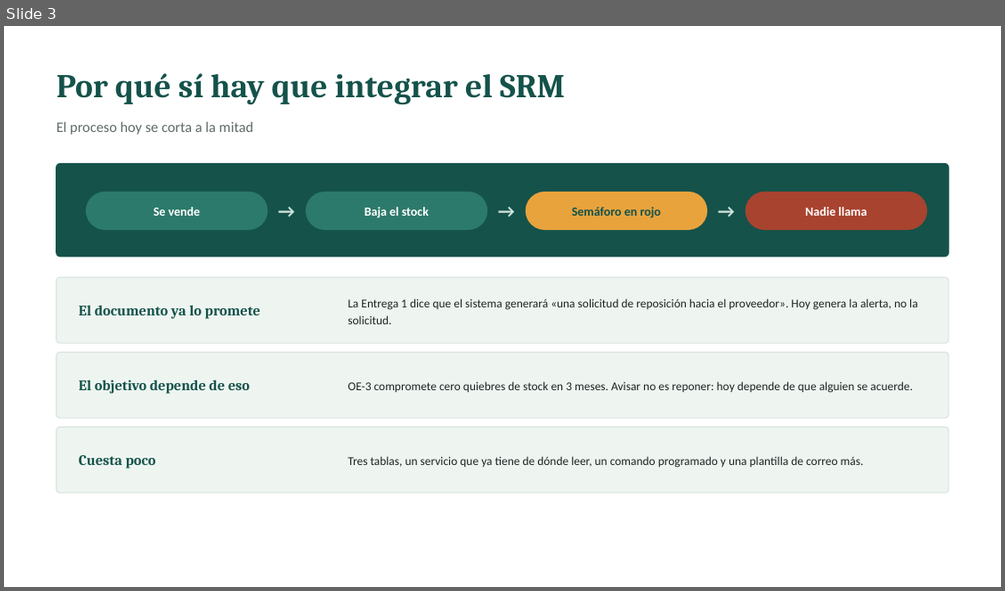
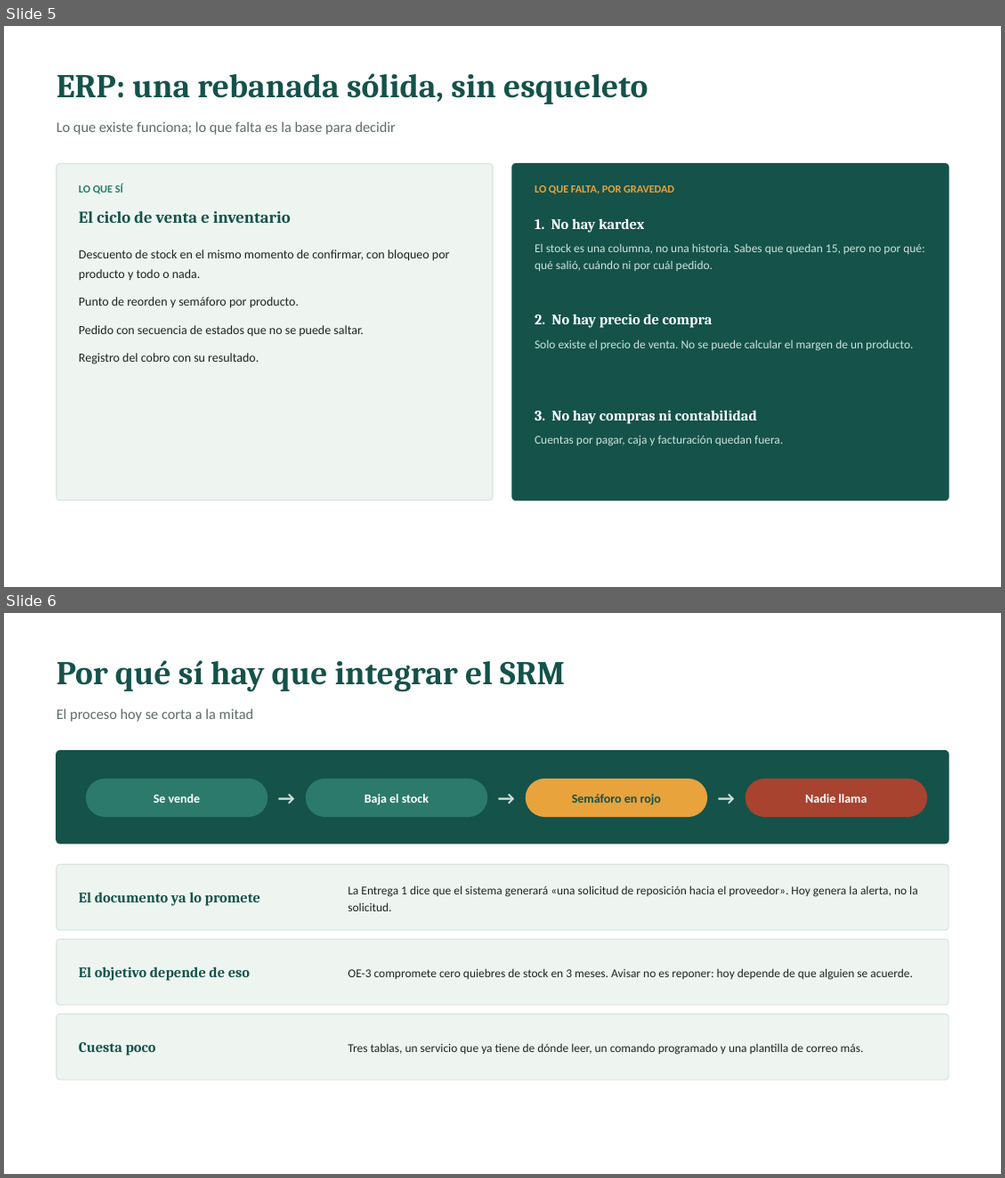
Before and after one commit to BrahamsCode/VetPetSurco, a slide deck: docs/presentacion/Pilares_CRM_ERP_SRM.pptx. Shown one above the other, each under a label of ours: slide 3 before the commit, slides 5 and 6 after it. The pictures are 1005x591 and 1005x1178 pixels, drawn with LibreOffice and Linux fonts; fonts in the diff are those of the drawing. Boxes give left, top, right and bottom in pixels: in the first picture for what was removed or moved away, otherwise in the second. Text is boxed around its words. In the diff, an @@ line names an element or a change of style, - is before the commit and + after.

```diff
--- a/docs/presentacion/Pilares_CRM_ERP_SRM.pptx
+++ b/docs/presentacion/Pilares_CRM_ERP_SRM.pptx
@@ slide 5 added at [4,26,1001,587], background #FFFFFF @@
@@ text added at [57,73,647,104], 32 pt, text #14524A, bold @@
+ERP: una rebanada sólida, sin esqueleto
@@ text added at [57,121,396,135], 14 pt, text #5D6B66 @@
+Lo que existe funciona; lo que falta es la base para decidir
@@ rounded rectangle added at [57,164,493,500], fill #EEF5F1, outline #D9E5DF 1 pt @@
@@ text added at [79,183,123,194], 10.5 pt, text #2C7A6B, bold @@
+LO QUE SÍ
@@ rounded rectangle added at [512,164,949,500], fill #14524A, outline #14524A 1 pt @@
@@ text added at [534,185,674,194], 10.5 pt, text #E8A33D, bold @@
+LO QUE FALTA, POR GRAVEDAD
@@ text added at [79,211,291,223], 16 pt, text #14524A, bold @@
+El ciclo de venta e inventario
@@ text added at [534,218,644,232], 14 pt, text #FFFFFF, bold @@
+1. No hay kardex
@@ text added at [79,249,450,364], 12 pt, text #1C2321 @@
+Descuento de stock en el mismo momento de confirmar, con bloqueo por producto y todo o nada.
+Punto de reorden y semáforo por producto.
+Pedido con secuencia de estados que no se puede saltar.
+Registro del cobro con su resultado.
@@ text added at [534,243,924,271], 11.5 pt, text #CFE3DC @@
+El stock es una columna, no una historia. Sabes que quedan 15, pero no por qué: qué salió, cuándo ni por cuál pedido.
@@ text added at [534,313,712,328], 14 pt, text #FFFFFF, bold @@
+2. No hay precio de compra
@@ text added at [534,339,913,351], 11.5 pt, text #CFE3DC @@
+Solo existe el precio de venta. No se puede calcular el margen de un producto.
@@ text added at [534,410,757,424], 14 pt, text #FFFFFF, bold @@
+3. No hay compras ni contabilidad
@@ text added at [534,435,783,446], 11.5 pt, text #CFE3DC @@
+Cuentas por pagar, caja y facturación quedan fuera.
@@ what was slide 3 is now slide 6 @@
```
Also in this commit, not shown: 5 other slides added, 2 other files.
